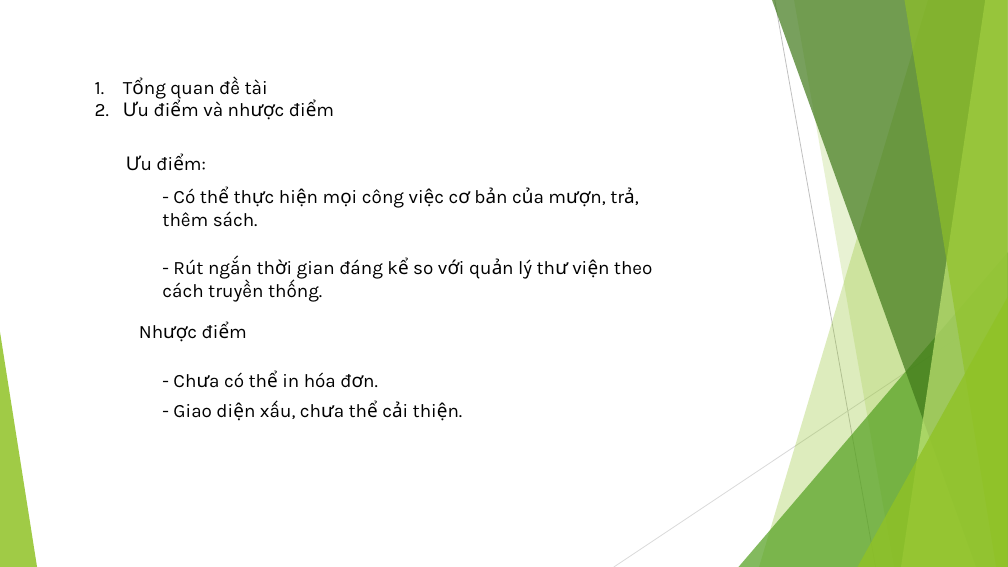
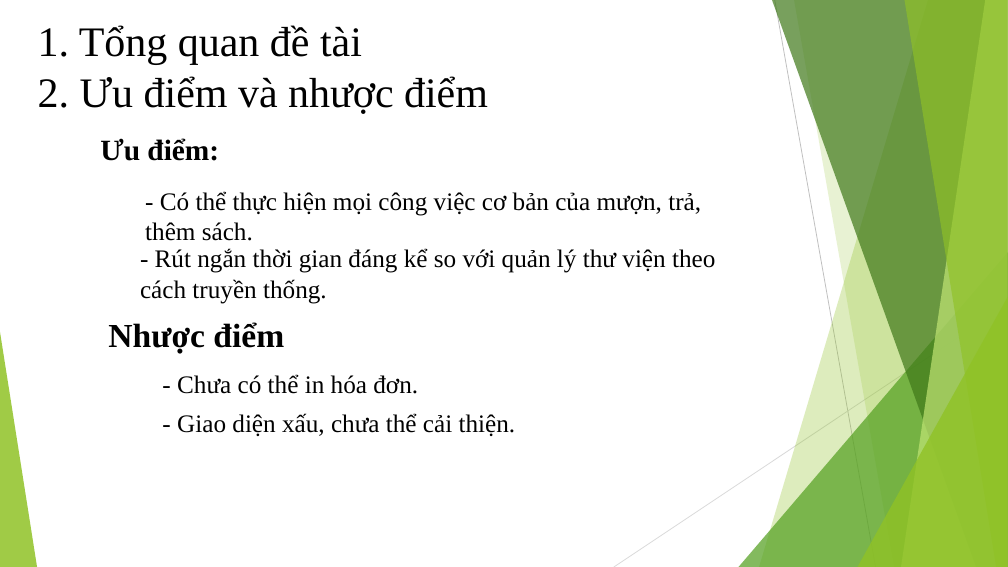
Before and after one commit to levanquoc123/DoAn1-QLTV-, a slide deck: slide 10 of doan1.pptx. Drawn at 1008x567 pixels with LibreOffice and Linux fonts; fonts in the diff are those of the drawing. Boxes give left, top, right and bottom in pixels: in the first picture for what was removed or moved away, otherwise in the second. Text is boxed around its words. In the diff, an @@ line names an element or a change of style, - is before the commit and + after.

Commit message:
Update PP

```diff
--- a/doan1.pptx
+++ b/doan1.pptx
@@ text "Tổng quan đề tài": place and size @@
-text "Tổng quan đề tài" at [123, 79, 268, 117]
+text "Tổng quan đề tài" at [79, 25, 488, 114]
@@ text "Tổng quan đề tài" at [79, 25, 488, 114]: size 18 to 40 pt, font Karla to Times New Roman @@
@@ text "Ưu điểm:": place and size @@
-text "Ưu điểm:" at [126, 155, 152, 171]
+text "Ưu điểm:" at [100, 138, 219, 161]
@@ text "Ưu điểm:" at [100, 138, 219, 161]: size 18 to 28 pt, font Karla to Times New Roman, bold on @@
@@ text "- Có thể thực hiện ...": place and size @@
-text "- Có thể thực hiện ..." at [162, 188, 404, 227]
+text "- Có thể thực hiện ..." at [145, 191, 701, 241]
@@ size 18 to 24 pt, font Karla to Times New Roman in 4 elements at [177, 374, 418, 394], [177, 413, 516, 436], [145, 191, 701, 241], [140, 248, 715, 304] @@
@@ text "- Rút ngắn thời gian ...": place and size @@
-text "- Rút ngắn thời gian ..." at [162, 259, 653, 298]
+text "- Rút ngắn thời gian ..." at [140, 248, 715, 304]
@@ text "Nhược điểm": place and size @@
-text "Nhược điểm" at [132, 315, 261, 346]
+text "Nhược điểm" at [108, 322, 284, 353]
@@ text "Nhược điểm" at [108, 322, 284, 353]: size 18 to 32 pt, font Karla to Times New Roman, bold on @@
@@ text "- Giao diện xấu, chưa ...": place and size @@
-text "- Giao diện xấu, chưa ..." at [173, 404, 212, 418]
+text "- Giao diện xấu, chưa ..." at [177, 413, 516, 436]
```
Also in this commit, not shown: 10 other slides changed.
